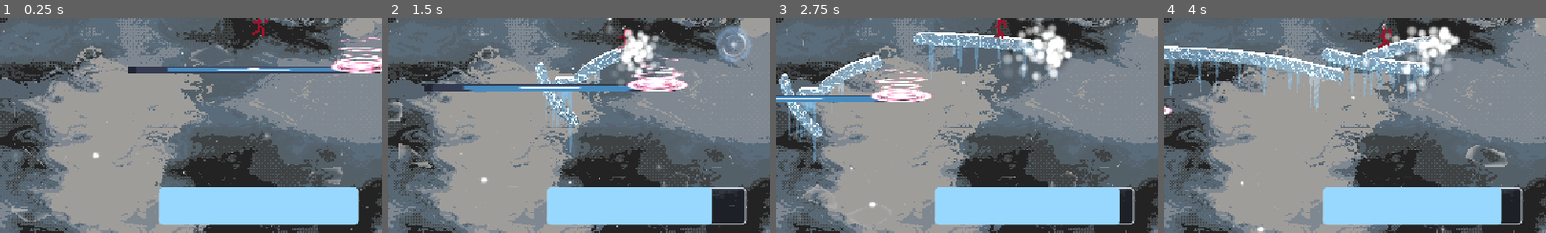
Above: before the commit, frames 1-4 (left to right).
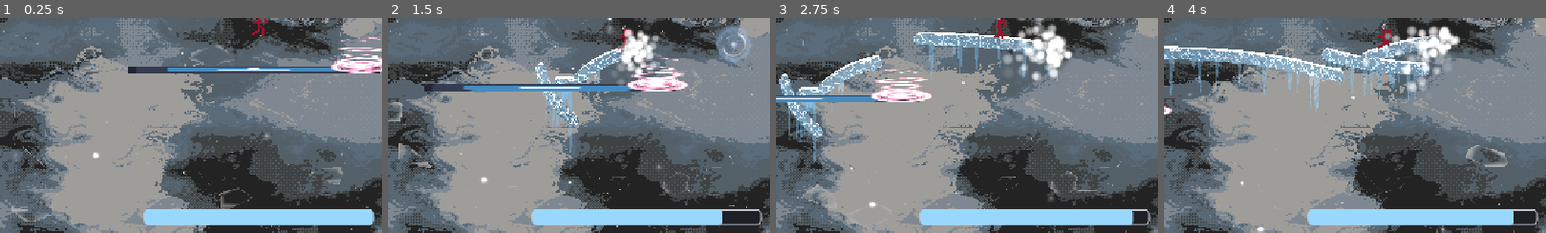
Above: after the commit, the same moments.

Repository: Zepeacedust/snow-game
Game: Godot game, scene res://TestingPlayground.tscn
Same seed, same stepped clock (60 frames per second), same inputs: the game is played once before the commit and once after it. The engine's default icon, where the game draws it, is replaced by a stand-in: a white triangle on a blue panel in a dark square.
Inputs:
- Up to frame 1 (0.25 s): no input
- Up to frame 2 (1.5 s): hold Shift (bridge) 0.53-1.28 s; hold Right (right) from 0.53 s (still down); tap Space (jump) at 0.77 s; tap Shift (bridge) at 1.35 s
- Up to frame 3 (2.75 s): tap Space (jump) at 1.52 s; release Right (right) at 2.03 s; hold Left (left) from 2.03 s (still down); hold Shift (bridge) from 2.03 s (still down)
- Up to frame 4 (4 s): release Left (left) at 2.78 s; release Shift (bridge) at 2.78 s; hold Right (right) from 2.78 s (still down); tap Shift (bridge) at 2.85 s; tap Space (jump) at 3.02, 3.77 s; hold Shift (bridge) from 3.53 s (still down)
The pictures show only the part of the screen within x 16-66%, y 47-97%; the shares and areas given below are measured in that part.

The runs differ from the first frame. In frame 1, 6.2% of the frame differs, in the area x 37-98%, y 78-97%; in frame 2, 5.7%; in frame 3, 6.0%; in frame 4, 5.9%.

Commit message:
Moved bar to bottom center

Diff:
--- a/scenes/player.tscn
+++ b/scenes/player.tscn
@@ -233,9 +233,9 @@
 
 [node name="MeterBar" type="ProgressBar" parent="HUD" unique_id=1700000002]
 anchors_preset = -1
-anchor_left = 0.5
-anchor_top = 0.9
-anchor_right = 0.5
+anchor_left = 0.48
+anchor_top = 0.95
+anchor_right = 0.52
 anchor_bottom = 0.95
 offset_left = -150.0
 offset_top = -24.0
